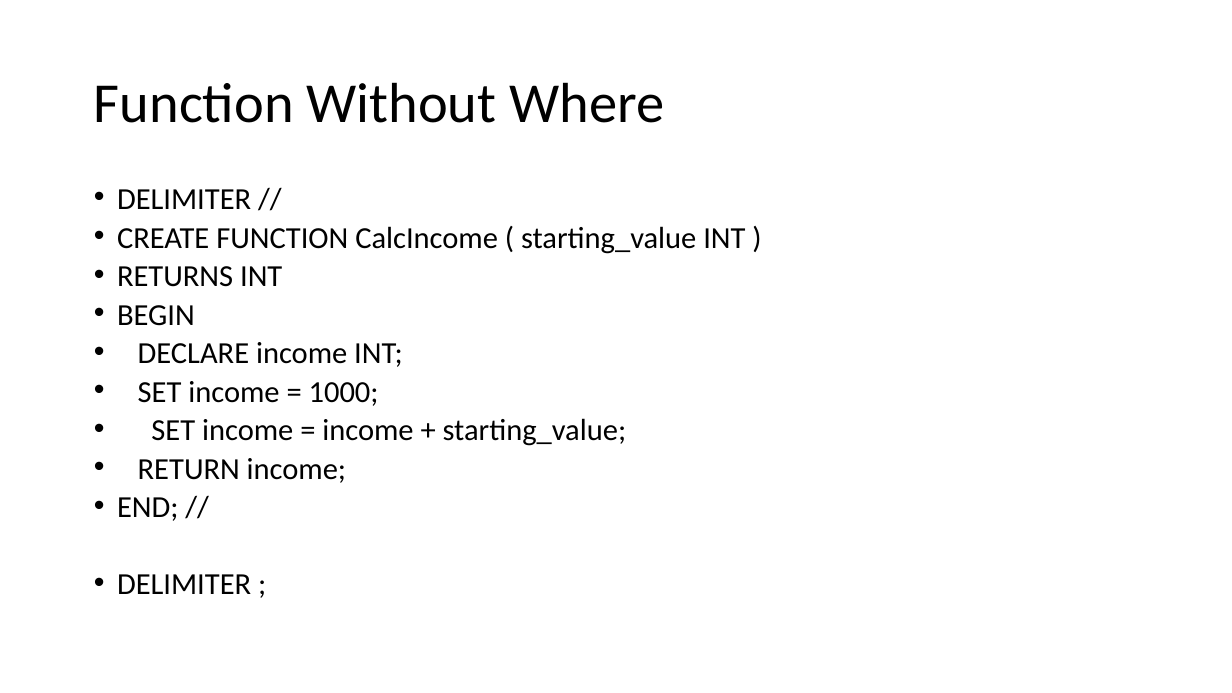
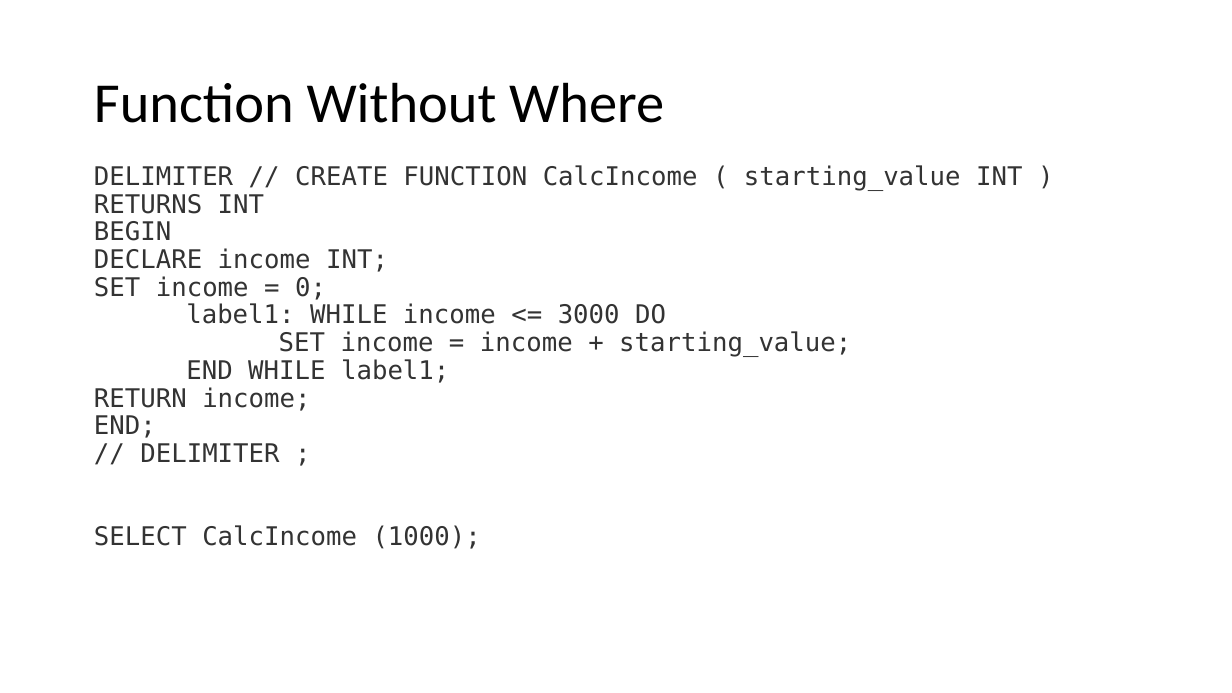
Before and after one commit to jay-amin-tops/01Dec_laravel_TTS9, a slide deck: slide 5 of MySQLi/SQL-MySQLi/MySql - Jay Amin/SQL.pptx. Drawn at 1232x693 pixels with LibreOffice and Linux fonts; fonts in the diff are those of the drawing. Boxes give left, top, right and bottom in pixels: in the first picture for what was removed or moved away, otherwise in the second. Text is boxed around its words. In the diff, an @@ line names an element or a change of style, - is before the commit and + after.

```diff
--- a/MySQLi/SQL-MySQLi/MySql - Jay Amin/SQL.pptx
+++ b/MySQLi/SQL-MySQLi/MySql - Jay Amin/SQL.pptx
@@ text "DELIMITER // CREATE FUNCTION CalcIncome ..." moved from (x1=117, y1=189, x2=745, y2=594) to (x1=94, y1=165, x2=1022, y2=549) @@
@@ text at (x1=94, y1=165, x2=1022, y2=190): text changed; size 23.8 to 20 pt; font Calibri to DejaVu Sans Mono; text colour #000000 to #333333 @@
-• DELIMITER //
-• CREATE FUNCTION CalcIncome ( starting_value INT )
+DELIMITER // CREATE FUNCTION CalcIncome ( starting_value INT )
@@ text at (x1=94, y1=194, x2=851, y2=411): size 23.8 to 20 pt, font Calibri to DejaVu Sans Mono, text colour #000000 to #333333 in "RETURNS INT", "BEGIN", "DECLARE income INT;", "SET income = income + starting_value;" and 1 more places; bullet • to none; line spacing 0.7 to 0.9; less space between paragraphs @@
@@ text at (x1=94, y1=276, x2=666, y2=324): text changed; size 23.8 to 20 pt; font Calibri to DejaVu Sans Mono; text colour #000000 to #333333 @@
-• SET income = 1000;
+SET income = 0;
+label1: WHILE income <= 3000 DO
@@ text at (x1=186, y1=359, x2=449, y2=383): paragraph added @@
+END WHILE label1;
@@ text at (x1=94, y1=415, x2=481, y2=549): text changed; size 23.8 to 20 pt; font Calibri to DejaVu Sans Mono; text colour #000000 to #333333 @@
-• END; //
-• DELIMITER ;
+END;
+// DELIMITER ;
+SELECT CalcIncome (1000);
```
Also in this commit, not shown: 11 other files.
